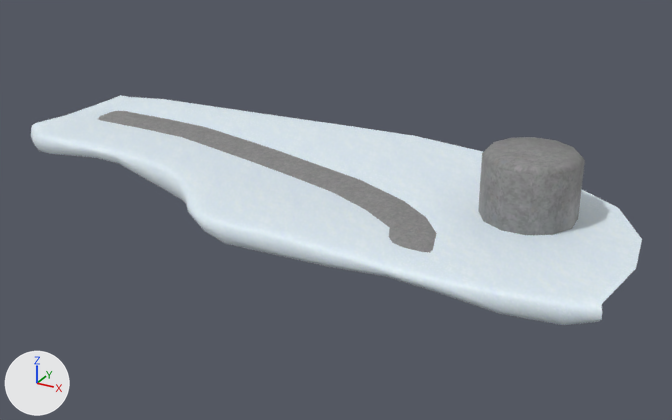
What one commit did to the Blender file Blender Models/Solar Freeze/SnowMain/SolarFreezeA.blend.
The view is the same before and after, from a camera (50 mm lens) standing at (-13.26, 9.57, 40.66) and looking at (-23.47, 28.13, 31.38). Every picture has the same lights, and +X, +Y and +Z are marked at lower left.
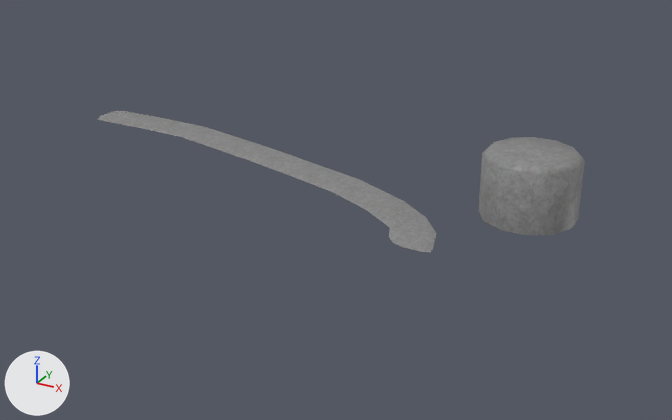
Patch to the scene script:
```diff
--- a/Blender Models/Solar Freeze/SnowMain/SolarFreezeA.blend.py
+++ b/Blender Models/Solar Freeze/SnowMain/SolarFreezeA.blend.py
@@ ob_plane_019 @@
-ob_plane_019 = bpy.data.objects.new('Plane.019', me_plane_016)
-ob_plane_019.location = (-19.25, 27.33, 32.22)
```

Changed parts and their boxes [x1, y1, x2, y2] in the pictures (672 x 420 px):
'Plane.019', deleted: before [31, 95, 642, 325]
